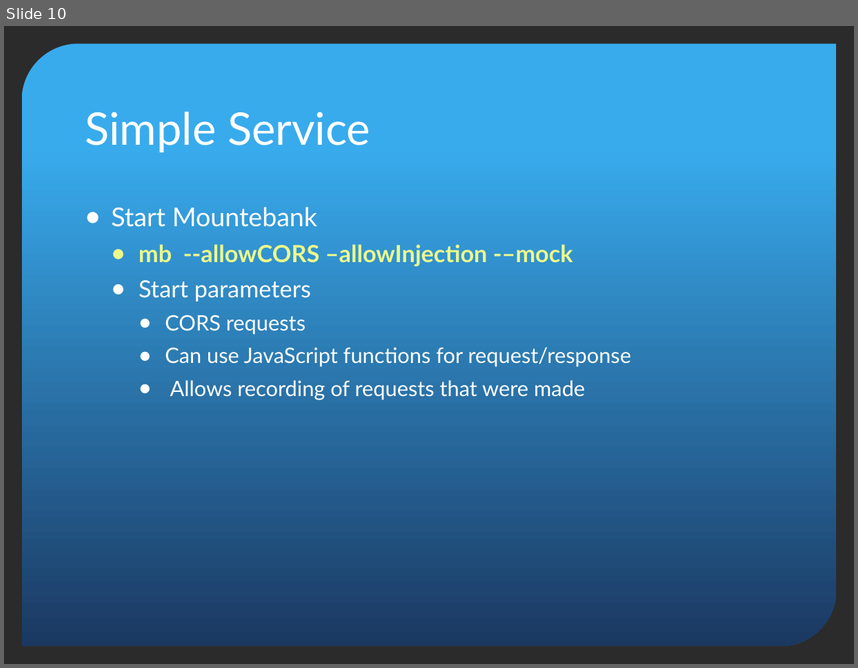
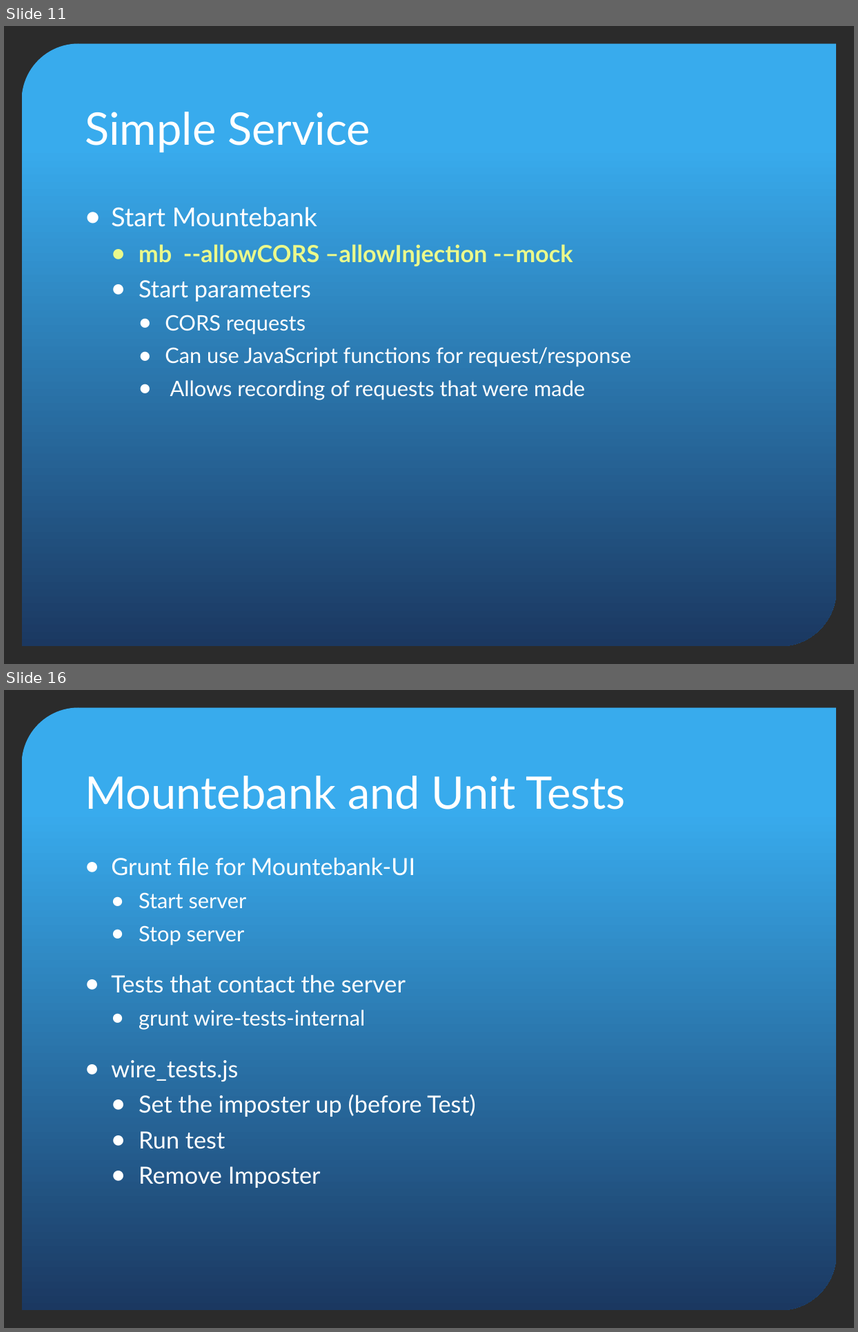
Before and after one commit to donhenton/mountebank-UI, a slide deck: docs/madjs/MADJS-Mountebank.pptx. Shown one above the other, each under a label of ours: slide 10 before the commit, slides 11 and 16 after it; the slides between them are not shown. The pictures are 858x668 and 858x1332 pixels, drawn with LibreOffice and Linux fonts; fonts in the diff are those of the drawing; background and template pictures are left out; a plain dark background stands for a picture behind light text. Boxes give left, top, right and bottom in pixels: in the first picture for what was removed or moved away, otherwise in the second. Text is boxed around its words. In the diff, an @@ line names an element or a change of style, - is before the commit and + after.

```diff
--- a/docs/madjs/MADJS-Mountebank.pptx
+++ b/docs/madjs/MADJS-Mountebank.pptx
@@ slide 16 added at <box>4,690,854,1328</box>, background picture (left out); not listed: 1 template element that a slide beside it also shows @@
@@ title added at <box>85,776,626,809</box>, 38 pt, text #FFFFFF @@
+Mountebank and Unit Tests
@@ text added at <box>111,857,475,1187</box>, 20 pt, text #FFFFFF @@
+● Grunt file for Mountebank-UI
+  ● Start server
+  ● Stop server
+● Tests that contact the server
+  ● grunt wire-tests-internal
+● wire_tests.js
+  ● Set the imposter up (before Test)
+  ● Run test
+  ● Remove Imposter
@@ what was slide 10 is now slide 11 @@
```
Also in this commit, not shown: 4 slides changed, 4 other slides added, 1 other file.
